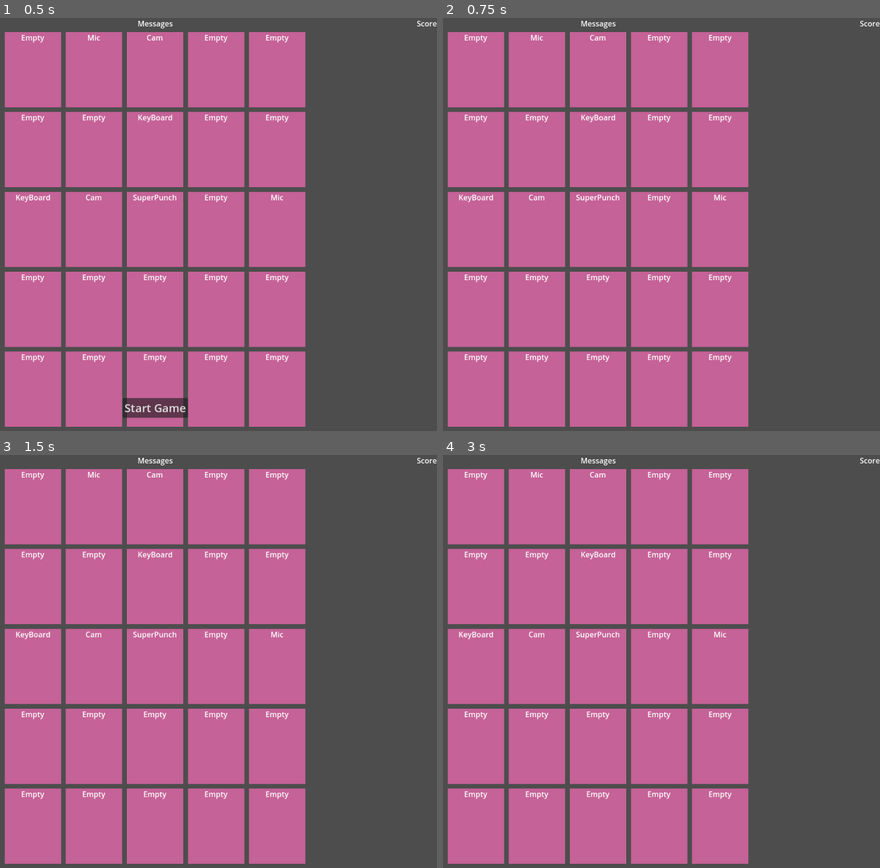
Above: before the commit, frames 1-4 (two rows, left to right).
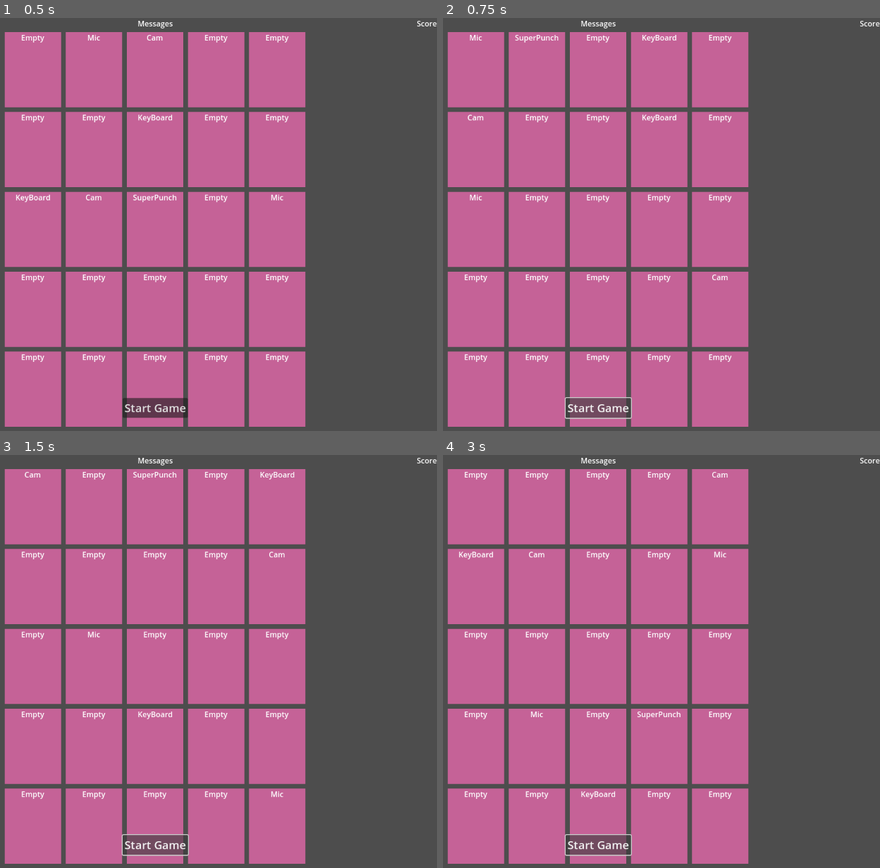
Above: after the commit, the same moments.

Repository: HAHAHA44/ArmMachineGameProto
Game: Godot game, scene res://Scenes/main.tscn
Two runs of this game, one before a commit and one after it. Both use one fixed random seed, a clock stepped at 60 frames per second and the inputs below.
Inputs (mouse positions are in pixels of both pictures, inside the frame that each line leads up to):
- Up to frame 1 (0.5 s): no input
- Up to frame 2 (0.75 s): click "Start Game" at 0.5 s
- Up to frame 3 (1.5 s): click (152, 843) at 1.25 s, where only the run after the commit has a clickable "Start Game"
- Up to frame 4 (3 s): click (595, 843) at 2 s, where only the run after the commit has a clickable "Start Game"; tap Enter at 2.75 s

Frame 1 is identical in both runs. In frame 2, 1.5% of the frame differs, in the area x 3-67%, y 4-98%; in frame 3, 1.5%; in frame 4, 1.6%.

Commit message:
update, start game logic

Diff:
--- a/Scripts/HUD.gd
+++ b/Scripts/HUD.gd
@@ -4,8 +4,7 @@
 
 # Called when the node enters the scene tree for the first time.
 func _ready():
-	pass # Replace with function body.
-
+	pass
 
 # Called every frame. 'delta' is the elapsed time since the previous frame.
 func _process(delta):
@@ -31,7 +30,7 @@
 	$ScoreLabel.text = str(score)
 
 func _on_start_button_pressed():
-	$StartButton.hide()
+	#$StartButton.hide()
 	start_game.emit()
 
 
--- a/Scripts/Main.gd
+++ b/Scripts/Main.gd
@@ -7,6 +7,9 @@
 
 # Called when the node enters the scene tree for the first time.
 func _ready():
+	initial_panel_randomly()
+
+func initial_panel_randomly():
 	var tokens = tokenPool.getCurrentTokens()
 	var rowNum = 5
 	var colNum = 5
@@ -14,7 +17,6 @@
 	var arr = arrangeTokens(tokens, rowNum, colNum)
 	print(arr.size(), arr[0].size())
 	mountTokensOntoPanel(arr)
-
 
 # Called every frame. 'delta' is the elapsed time since the previous frame.
 func _process(_delta):
@@ -61,4 +63,9 @@
 		setTokenTo2DArrRandomly(token, arr, row, col)
 
 func _on_hud_start_game():
-	pass # Replace with function body.
+	reset_panel()
+	initial_panel_randomly()
+
+func reset_panel():
+	for child in $Panel.get_children():
+		child.queue_free()
